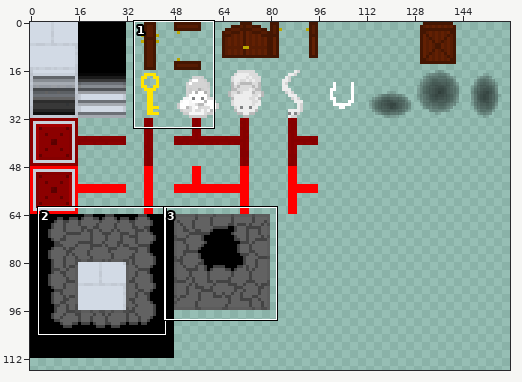
File history of a sprite sheet, assets/images/tileset.png. Above, an overview of the earlier version with the close-up marked.
Close-up. The starting point:
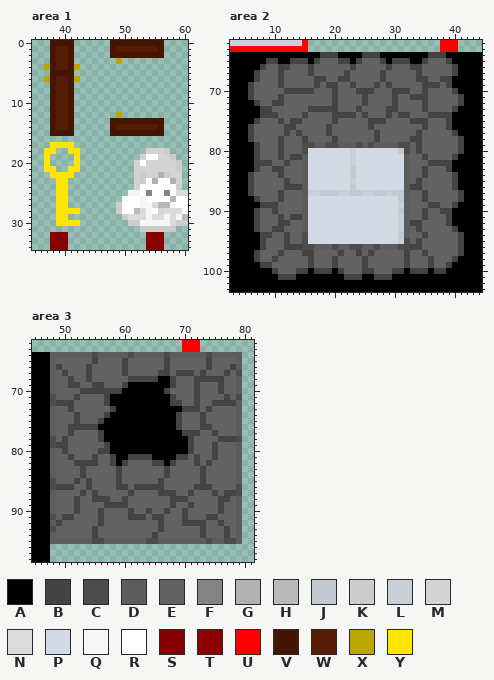
The file is 160x160 pixels. Pixels under 10% opacity are left out. Colours within 5 levels of each other are drawn and written as one. Shown: area 1: x 35..60, y 0..34; area 2: x 3..44, y 62..103; area 3: x 45..81, y 62..98. The wide view leaves out empty margins. The commit also changed other parts of the picture, which this record leaves out.
Palette (. is transparent): A #000000  B #434343  C #4c4c4c  D #5c5c5c  E #626262  F #818385  G #b0b0b0  H #b9b9b9  J #c2c9d3  K #cccccc  L #c8d0da  M #d3d3d3  N #dbdbdb  P #d2dae5  Q #f6f6f6  R #ffffff  S #850000  T #8c0000  U #ff0000  V #441602  W #561c03  X #bba700  Y #ffe500
Pixels before, area 1, first column x 37:
 0 .VVVV......VVVVVVVVV....
 1 .VWWV......VWWWWWWWV....
 2 .VWWV......VVVVVVVVV....
 3 .VWWV.......X...........
 4 XVWWVX..................
 5 .VVVV...................
 6 XVWWVX..................
 7 .VWWV...................
 8 .VWWV...................
 9 .VWWV...................
10 .VWWV...................
11 .VWWV...................
12 .VWWV.......X...........
13 .VWWV......VVVVVVVVV....
14 .VWWV......VWWWWWWWV....
15 .VVVV......VVVVVVVVV....
16 ........................
17 .YYYY...................
18 YY..YY...........MMMK...
19 Y....Y..........MRRMMK..
20 Y....Y.........MRMMMMMK.
21 YY..YY.........MMMMMMMK.
22 .YYYY..........MKMMGKMM.
23 ..YY...........MKRGRRGM.
24 ..YY...........MRRRRRRK.
25 ..YY..........QQRFRRFRNN
26 ..YY.........QRRQRRRRHRR
27 ..YY........KRRRQQNHHQRR
28 ..YYYY......KRRHNQRMNNNR
29 ..YY.........KNNNQNNQNQH
30 ..YYYY........KKQQQQQNKK
31 ................KKKKKK..
32 .TST.............TST....
33 .TSS.............TST....
34 .SST.............SST....
Pixels before, area 2, first column x 3:
 62 LLLLLLLLLLLLU......................UUU....
 63 UUUUUUUUUUUUU......................UUU....
 64 AAAAAAAAAAAAAAABBBAAAABBBAAAAAAAABBBAAAAAA
 65 AAAAAABBAABBBABEEEBBABEEEBABBBAABEEEBAAAAA
 66 AAAAABEEBBEEEBEEEEEEBEEEEEBEEEBBEEEEEBAAAA
 67 AAAABEEEBEEEEBEEEEEBEEEEEBEEEEEBEEEEEBAAAA
 68 AAAABEEEBEEEEEBBEEBBEEEEEBEEEEEBBEEBBAAAAA
 69 AAABEEEEBEEEEEBEBBEEBEEEBEBEEEEEBBBEBAAAAA
 70 AAABEEEEEBBBBBEEEBEEEBBBEEEBBBEEBEEEEBAAAA
 71 AAABEEEEBEEEEEEEEBEEEEBEEEEBEEBBBEEEEEBAAA
 72 AAAABEEBBEEEEEEEEBEEEEBEEEEBEEEEBEEEEEBAAA
 73 AAAAABBEEEEEEBBBBBEEEBEEEEBBEEEEBEEEEBAAAA
 74 AAAAABBBEEEEBEEEEBBBBEBEEEBEBBEEEBBBBAAAAA
 75 AAAABEEEBEBBEEEEEBEEEEEBBBEEEEBBBEEEBAAAAA
 76 AAABEEEEEBBEEEEEBEEEEEEBEEEEEEEEBEEEBAAAAA
 77 AAABEEEEEBEBEEEEBEEEEEEEBEEEEEEBEEEEEBAAAA
 78 AAABEEEEBEEEBEEEEBEEEEEEBEEEEEBBEEEEEEBAAA
 79 AAAABEEEBEEECCDDCCDDDCDCDDDDCCEBEEEEEEBAAA
 80 AAAABEEEBEEECPPPPPPPLPPPPPPPJCEBEEEEEEBAAA
 81 AAAABEEEBEBBDPPPPPPPLPPPPPPPPDEEBEEEEBAAAA
 82 AAAABBBEEBEEDPPPPPPPLPPPPPPPPDEEEBBBBAAAAA
 83 AAAABEEBBEEEDPPPPPPPJPPPPPPPPDEEBEEEBAAAAA
 84 AAABEEEEBEEEDPPPPPPPJPPPPPPPPDEEBEEEEBAAAA
 85 AAABEEEEEBEEDPPPPPPPLPPPPPPPPDEBEEEEEBAAAA
 86 AAABEEEEEBBBDPPPPPPPJPPPPPPPPDBBEEEEEBAAAA
 87 AAABEEEEBEEEDLLJJJLLJJLLJJLJJDEEBEEEEEBAAA
 88 AAAABEEEBEEEDPPPPPPPPPPPPPPPJDEEBEEEEEBAAA
 89 AAAAABBBEEEEDPPPPPPPPPPPPPPPLDEEEBBEEBAAAA
 90 AAAABEEBEEEEDPPPPPPPPPPPPPPPJDEEBEEBBAAAAA
 91 AAAABEEEBEBBDPPPPPPPPPPPPPPPLDEEBEEEBAAAAA
 92 AAAABEEEBBEEDPPPPPPPPPPPPPPPLDBBEEEEBAAAAA
 93 AAAABEEBBEEEDPPPPPPPPPPPPPPPLDEBEEEEEBAAAA
 94 AAAAABBEEBEECPPPPPPPPPPPPPPPJDEEBEEEEEBAAA
 95 AAAAABEEEBEECPPPPPPPPPPPPPPPLCEBEEEEEEBAAA
 96 AAAAABEEEBBBCCDDDCDDCCDDCDDDCCBBEEEEEEBAAA
 97 AAAABEEEBEEEBBEEEEBEEBEBEEEEEBEEBEEEEEBAAA
 98 AAAABEEBEEEEEBEEEBEEEEBEEEEEEBEEEBEEEBAAAA
 99 AAAAABBEEEEEEBEEEBEEEEBEEEEEEBEEEBEEBAAAAA
100 AAAAAAABEEEBBABBBABEEEBBEEEBBABBBABBAAAAAA
101 AAAAAAAABBBAAAAAAAABBBAABBBAAAAAAAAAAAAAAA
102 AAAAAAAAAAAAAAAAAAAAAAAAAAAAAAAAAAAAAAAAAA
103 AAAAAAAAAAAAAAAAAAAAAAAAAAAAAAAAAAAAAAAAAA
Pixels before, area 3, first column x 45:
62 .........................UUU.......
63 .........................UUU.......
64 AAADDDDDDDCDDDDDCDDDDDCDDDDDDCDDDDD
65 AAADEEEEEEBEEEEBEEEEEEBEEEEEEBEEEED
66 AAADBEEEEBEEEEEBEEEEEEBEEEEEEBEEEBD
67 AAADEBEEEBEEEEEBEEEEEBBEBBBEBEEEBEC
68 AAADEEBEEBEEEEEEBBBBBAABEEEBBBBBEED
69 AAADEEBBEEBBEEEBAAAAAAABEEEBEEEBEED
70 AAADEEEEBBBBBBBAAAAAAABEEEEBEEEBEED
71 AAACEEEBEEEEBAAAAAAAAAABEEEBEEEEBEC
72 AAACBBBEEEEEBAAAAAAAAAABBEEBEEBBBBD
73 AAADEEBEEEEEEBAAAAAAAAAAABBBEBEEEED
74 AAADEEEBEEEEBAAAAAAAAAAABEEEBEEEEED
75 AAADEEEBEEEBAAAAAAAAAAAABEEEBEEEEED
76 AAADEEBBBBBAAAAAAAAAAAAABEEEBBEEEED
77 AAADEEBEEEEBAAAAAAAAAAAAABBBEEBEEED
78 AAACEBEEEEEBAAAAAAAAAAAAAABEEEEBBBC
79 AAACBBEEEEEEBAAAAAAAAAAAAABEEEBEEED
80 AAADEBEEEEEBBAAAAAAAAAAAAABEEEBEEED
81 AAADEEBEEEBEEBAABBBBAAAABBEBEEBEEED
82 AAADEEEBBBBEEBABEEEEBBABEEEBEBEEEED
83 AAADEEEEBEEEEEBEEEEEEEBEEEEEBEEEEED
84 AAADEEEEBEEEEEBEEEEEEEBEEEEEBEEEEED
85 AAACEEEBEBEEEEBEEEEEEBEEEEEEBEEEEED
86 AAACBBBEEBEEEEBBEBBBBBEEEEEBBBEEEEC
87 AAADEEEEBEBEEEEEBEEEEBBBEEBEEEBEBBC
88 AAADEEEBEEBBBEEBEEEEEEEBBBEEEEEBBED
89 AAADEEEBEEEEBBBBEEEEEEEBEEBEEEEBEED
90 AAADEEEBEEEBEEEEBEEBEEBEEBEEEEEBEED
91 AAACEBBEEEEBEEEEBBBEBBEEEBEEEBBEEED
92 AAADBEEEEEEBEEEEEEEEEBEEEBBBBEEBEED
93 AAACEEEEEEBEEEEEEEEEEBEEEEEEBEEEBED
94 AAADEEEEEEBEEEEEEEEEBEEEEEEEBEEEBED
95 AAADDDDDDDCCDDDDDDDCCDDDDDDDDCDDCCD
96 AAA................................
97 AAA................................
98 AAA................................
After the commit:
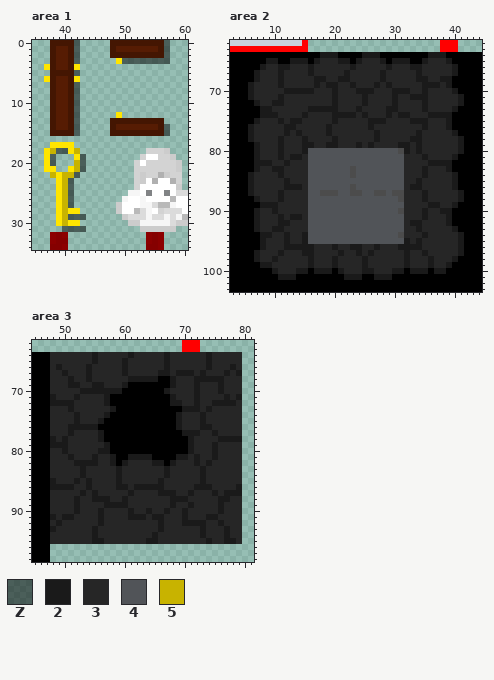
Colours new in this view: Z #0000007f  2 #1a1a1a  3 #262626  4 #515458  5 #c8b300
Edits made:
Changed rows in their new state; - is an unchanged pixel.
Area 1:
first column x 37:
 0 -----Z--------------Z
 1 -----Z--------------Z
 2 -----Z--------------Z
 3 -----Z------YZZZZZZZZ
 4 Y----Y---------------
 5 -----Z---------------
 6 Y----Y---------------
 7 -----Z---------------
 8 -----Z---------------
 9 -----Z---------------
10 -----Z---------------
11 -----Z---------------
12 -----Z------Y--------
13 -----Z---------------
14 -----Z--------------Z
15 -----Z--------------Z
18 -5ZZ-5---------------
19 -Z----Z--------------
20 -Z---5Z--------------
21 -----5Z--------------
22 -5-55Z---------------
23 ---5Z----------------
24 ---5Z----------------
25 ---5Z----------------
26 ---5Z----------------
27 ---5Z----------------
28 ---5-----------------
29 ---5ZZZ--------------
30 ---5-----------------
31 ---ZZZZ--------------
Area 2:
first column x 6:
 64 ------------222----222--------222---
 65 ---22--222-233322-23332-222--23332--
 66 --233223332333333233333233322333332-
 67 -2333233332333332333332333332333332-
 68 -233323333322332233333233333223322--
 69 2333323333323223323332323333322232--
 70 23333322222333233322233322233233332-
 71 233332333333332333323333233222333332
 72 -23322333333332333323333233332333332
 73 --223333332222233323333223333233332-
 74 --22233332333322223233323223332222--
 75 -233323223333323333322233332223332--
 76 2333332233333233333323333333323332--
 77 23333323233332333333323333332333332-
 78 233332333233332333333233333223333332
 79 -23332333223322333232333322323333332
 80 -233323332444444444444444C2323333332
 81 -2333232234444444444444444333233332-
 82 -222332333444444444444444433332222--
 83 -2332233334444444C4444444433323332--
 84 23333233334444444C44444444333233332-
 85 23333323334444444444444444332333332-
 86 23333322234444444C44444444322333332-
 87 233332333344CCC44CC44CC4CC3332333332
 88 -233323333444444444444444C3332333332
 89 --222333334444444444444444333322332-
 90 -233233333444444444444444C33323322--
 91 -233323223444444444444444433323332--
 92 -233322333444444444444444432233332--
 93 -2332233334444444444444444332333332-
 94 --22332332444444444444444C3332333332
 95 --2333233244444444444444442323333332
 96 --2333222223332332233233322223333332
 97 -23332333223333233232333332332333332
 98 -2332333332333233332333333233323332-
 99 --22333333233323333233333323332332--
100 ----233322-222-23332233322-222-22---
101 -----222--------222--222------------
Area 3:
first column x 48:
64 33333332333332333332333333233333
65 33333332333323333332333333233333
66 32333323333323333332333333233323
67 33233323333323333322322232333232
68 333233233333322222--233322222333
69 3332233223332-------233323332333
70 333332222222-------2333323332333
71 2333233332----------233323333232
72 2222333332----------223323322223
73 33323333332-----------2223233333
74 3333233332-----------23332333333
75 333323332------------23332333333
76 33322222-------------23332233333
77 333233332-------------2223323333
78 232333332--------------233332222
79 2223333332-------------233323333
80 3323333322-------------233323333
81 33323332332--2222----22323323333
82 33332222332-2333322-233323233333
83 33333233333233333332333332333333
84 33333233333233333332333332333333
85 23332323333233333323333332333333
86 22223323333223222223333322233332
87 33333232333332333322233233323222
88 33332332223323333333222333332233
89 33332333322223333333233233332333
90 33332333233332332332332333332333
91 23223333233332223223332333223333
92 32333333233333333323332222332333
93 23333332333333333323333332333233
94 33333332333333333233333332333233
95 33333332233333332233333333233223
Pixel boxes of the changes (left, top, right, bottom) in both close-ups:
changed: (50, 40, 86, 232)
changed: (116, 40, 170, 64)
changed: (44, 64, 50, 82)
changed: (116, 112, 122, 118)
added: (164, 124, 170, 136)
changed: (248, 52, 464, 280)
changed: (50, 352, 242, 544)
